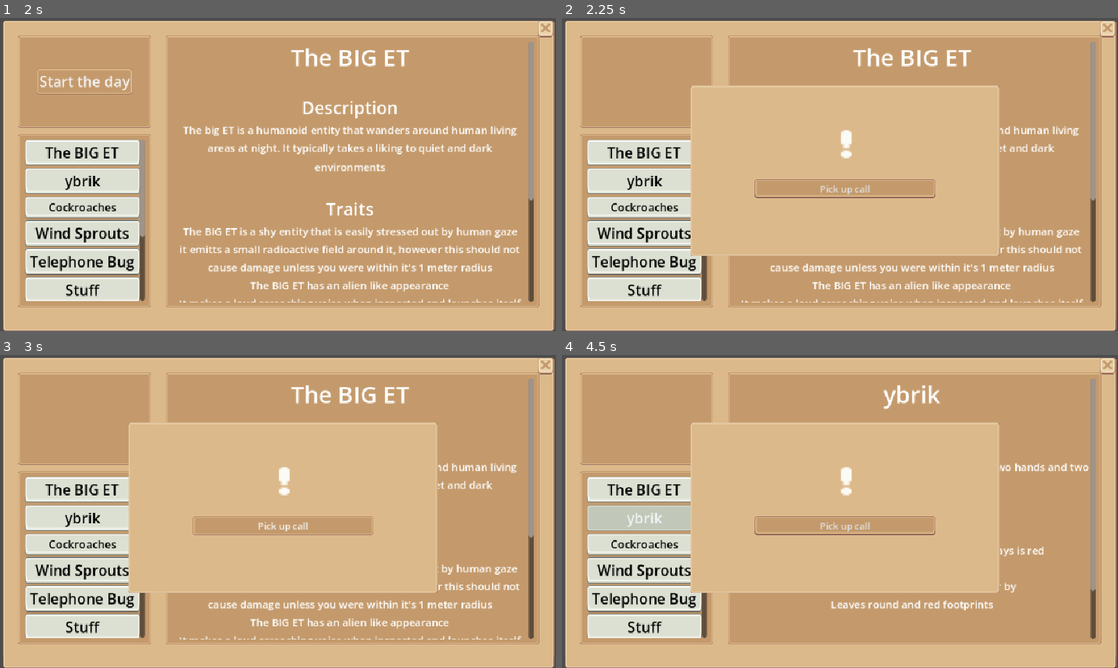
Above: before the commit, frames 1-4 (two rows, left to right).
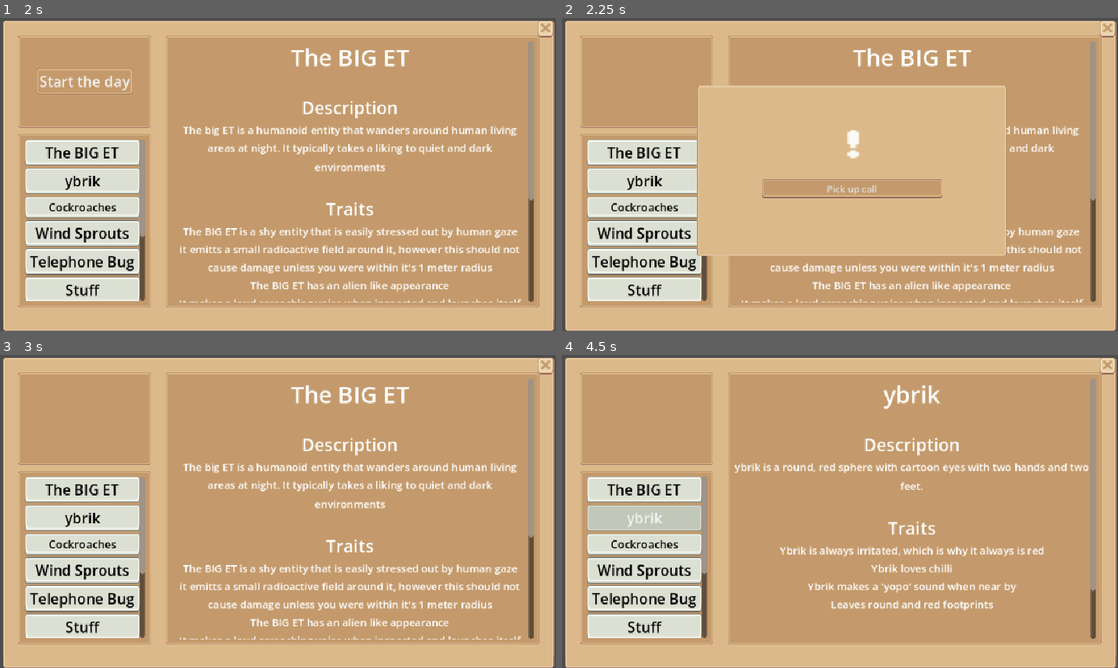
Above: after the commit, the same moments.

Repository: TruthIsProven/Computer-Science-2026
Game: Godot game, scene res://Scenes/main_scene.tscn
Same seed, same stepped clock (60 frames per second), same inputs: the game is played once before the commit and once after it.
Inputs (mouse positions are in pixels of both pictures, inside the frame that each line leads up to):
- Up to frame 1 (2 s): click "New Game" at 0.5 s; click (33, 52) at 1.25 s
- Up to frame 2 (2.25 s): click "Start the day" at 2 s
- Up to frame 3 (3 s): click "Pick up call" at 2.75 s
- Up to frame 4 (4.5 s): click "The BIG ET" at 3.5 s; click "ybrik" at 4.25 s

Frame 1 is identical in both runs. In frame 2, 1.9% of the frame differs, in the area x 23-80%, y 21-76%; in frame 3, 25%; in frame 4, 26%, in the area x 23-79%, y 21-76%.

Commit message:
Continuing to make game

Diff:
--- a/Scenes/Desktop_page.tscn
+++ b/Scenes/Desktop_page.tscn
@@ -51,6 +51,7 @@
 anchor_bottom = 1.0
 grow_horizontal = 2
 grow_vertical = 2
+mouse_filter = 1
 script = ExtResource("1_hf6wo")
 metadata/_edit_horizontal_guides_ = [-217.0]
 
@@ -138,6 +139,7 @@
 offset_bottom = 540.0
 grow_horizontal = 1
 grow_vertical = 1
+mouse_filter = 1
 
 [node name="MarginContainer4" type="MarginContainer" parent="Settings" unique_id=600421093]
 layout_mode = 0
@@ -145,6 +147,7 @@
 offset_top = 24.0
 offset_right = 936.0
 offset_bottom = 520.0
+mouse_filter = 2
 theme_override_constants/margin_left = 870
 theme_override_constants/margin_top = 5
 theme_override_constants/margin_right = 5
--- a/Scenes/node_2d.tscn
+++ /dev/null
@@ -1,24 +0,0 @@
-[gd_scene format=3 uid="uid://cecdusvr5ggik"]
-
-[ext_resource type="PackedScene" uid="uid://beap7sd2ksqkw" path="res://Scenes/Desktop_page.tscn" id="1_0e48y"]
-[ext_resource type="PackedScene" uid="uid://bid0ljcyt3cly" path="res://Scenes/in_game_ui.tscn" id="2_epypp"]
-
-[node name="Node2D" type="Node2D" unique_id=685323845]
-
-[node name="Control" parent="." unique_id=1483684785 instance=ExtResource("1_0e48y")]
-offset_left = 335.0
-offset_top = 151.0
-offset_right = 335.0
-offset_bottom = 151.0
-
-[node name="In game UI" parent="." unique_id=1461242161 instance=ExtResource("2_epypp")]
-anchors_preset = 8
-anchor_left = 0.5
-anchor_top = 0.5
-anchor_right = 0.5
-anchor_bottom = 0.5
-offset_left = 475.0
-offset_top = 266.0
-offset_right = 475.0
-offset_bottom = 266.0
-metadata/_edit_use_anchors_ = true
--- a/quiz_page_scene.gd
+++ b/quiz_page_scene.gd
@@ -9,5 +9,6 @@
 
 
 func _on_pickup_call_pressed() -> void:
-	$"Incoming Call".visible
+	$"Incoming Call".visible = false
+
 	pass # Replace with function body.
--- a/quiz_page_scene.tscn
+++ b/quiz_page_scene.tscn
@@ -3,8 +3,9 @@
 [ext_resource type="Script" uid="uid://b8gqne2wslkg0" path="res://quiz_page_scene.gd" id="1_eksui"]
 [ext_resource type="PackedScene" uid="uid://cgk8en3f2p7q3" path="res://Scenes/Game_page1.tscn" id="1_ypvcy"]
 [ext_resource type="Texture2D" uid="uid://bj34rejvkg8t6" path="res://Sprout Lands - UI Pack - Basic pack/Sprite sheets/buttons/Square Buttons 26x26.png" id="2_n6t15"]
-[ext_resource type="PackedScene" uid="uid://bruolucqpr3n7" path="res://Incoming_Call.tscn" id="4_f6dil"]
+[ext_resource type="PackedScene" uid="uid://bruolucqpr3n7" path="res://Scenes/Incoming_Call.tscn" id="4_f6dil"]
 [ext_resource type="Texture2D" uid="uid://bcteumij3l3tx" path="res://Sprout Lands - UI Pack - Basic pack/Sprite sheets/buttons/Square Buttons 26x19.png" id="5_oc0h6"]
+[ext_resource type="Texture2D" uid="uid://b3e7k28jeojxf" path="res://Sprout Lands - UI Pack - Basic pack/Sprite sheets/Setting menu.png" id="6_2stpo"]
 
 [sub_resource type="StyleBoxTexture" id="StyleBoxTexture_eksui"]
 texture = ExtResource("2_n6t15")
@@ -42,6 +43,7 @@
 script = ExtResource("1_eksui")
 
 [node name="Wiki_Base" parent="." unique_id=1394682552 instance=ExtResource("1_ypvcy")]
+anchors_preset = -1
 anchor_top = 0.0
 offset_left = 1.0
 offset_top = 0.0
@@ -74,9 +76,9 @@
 anchors_preset = 0
 anchor_right = 0.0
 anchor_bottom = 0.0
-offset_left = 489.0
+offset_left = 501.0
 offset_top = 264.0
-offset_right = 489.0
+offset_right = 501.0
 offset_bottom = 264.0
 grow_horizontal = 1
 grow_vertical = 1
@@ -98,5 +100,43 @@
 theme_override_styles/hover = SubResource("StyleBoxTexture_n8i6y")
 text = "Pick up call"
 
+[node name="Caller info" type="Control" parent="." unique_id=1486286288]
+visible = false
+layout_mode = 3
+anchors_preset = 8
+anchor_left = 0.5
+anchor_top = 0.5
+anchor_right = 0.5
+anchor_bottom = 0.5
+offset_left = 501.0
+offset_top = 264.0
+offset_right = 501.0
+offset_bottom = 264.0
+grow_horizontal = 2
+grow_vertical = 2
+
+[node name="MarginContainer" type="MarginContainer" parent="Caller info" unique_id=2075949313]
+layout_mode = 1
+anchors_preset = 8
+anchor_left = 0.5
+anchor_top = 0.5
+anchor_right = 0.5
+anchor_bottom = 0.5
+offset_left = -267.70544
+offset_top = -147.75
+offset_right = 267.70544
+offset_bottom = 147.75
+grow_horizontal = 2
+grow_vertical = 2
+
+[node name="NinePatchRect" type="NinePatchRect" parent="Caller info/MarginContainer" unique_id=739224933]
+layout_mode = 2
+texture = ExtResource("6_2stpo")
+region_rect = Rect2(139, 12, 106, 122)
+patch_margin_left = 5
+patch_margin_top = 5
+patch_margin_right = 5
+patch_margin_bottom = 5
+
 [connection signal="pressed" from="MarginContainer/Start_button" to="." method="_on_button_11_pressed"]
 [connection signal="pressed" from="Incoming Call/MarginContainer2/Pickup_call" to="." method="_on_pickup_call_pressed"]
--- a/settings.gd
+++ b/settings.gd
@@ -1,10 +1,4 @@
 extends Control
-
-
-func _on_exitbutton_pressed() -> void:
-	get_tree().change_scene_to_file("res://Scenes/Starting Screen.tscn")
-	pass # Replace with function body.
-
 
 func _on_check_button_toggled(toggled_on: bool):
 	if toggled_on:
Renamed: Incoming_Call.tscn -> Scenes/Incoming_Call.tscn
